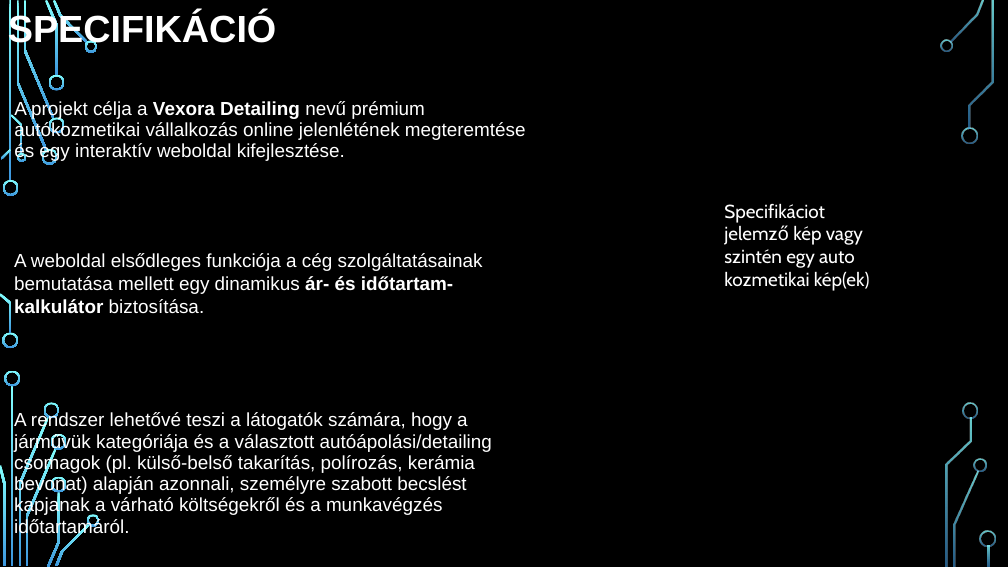
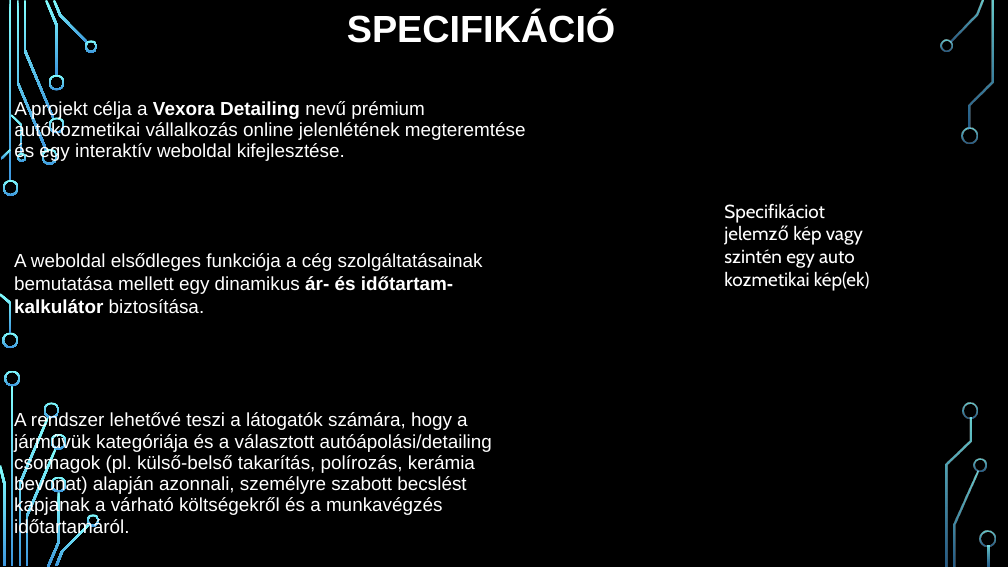
Before and after one commit to C5734E/Vizsga_Feladat, a slide deck: slide 4 of Autó Kozmetika orai DB.pptx (slide 3 before the commit). Drawn at 1008x567 pixels with LibreOffice and Linux fonts; fonts in the diff are those of the drawing; background and template pictures are left out. Boxes give left, top, right and bottom in pixels: in the first picture for what was removed or moved away, otherwise in the second. Text is boxed around its words. In the diff, an @@ line names an element or a change of style, - is before the commit and + after.

```diff
--- a/Autó Kozmetika orai DB.pptx
+++ b/Autó Kozmetika orai DB.pptx
@@ title "SPECIFIKÁCIÓ" rewrapped from [8, 13, 277, 50] to [347, 13, 616, 43] @@
```
Also in this commit, not shown: 7 other slides changed, 5 slides added.
